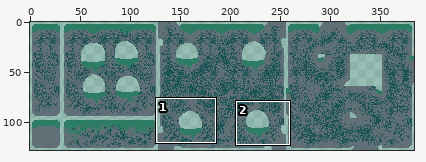
Edited in one commit: sprite sheet (Art/Images/tilemap_1.png). The first picture is a wide view before the edit; the outline marks the close-up.
Close-up. Before the commit:
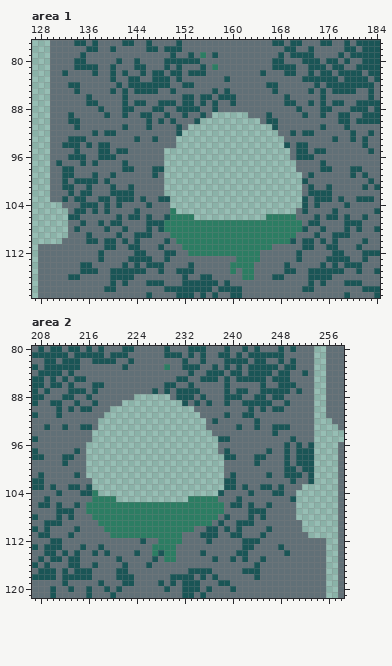
The file is 384x128 pixels. Shown: area 1: x 127..184, y 77..119; area 2: x 207..258, y 80..121. The commit also changed other parts of the picture, which this record leaves out.
After the commit:
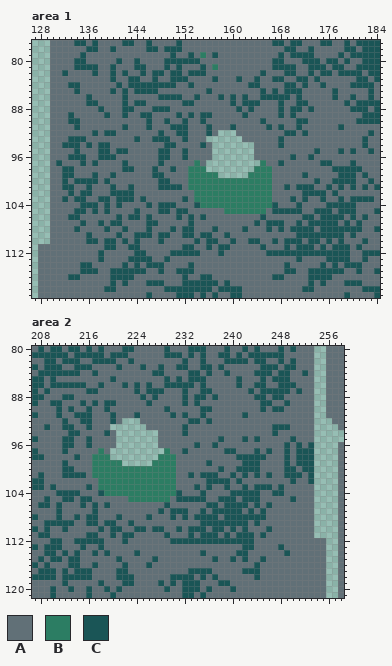
Palette (. is transparent): A #617077  B #2c7d63  C #1a5556
Change:
Area 1:
y 83: x 148..150 CCA -> AAC; x 152 A -> C; x 157 A -> C; x 159 C -> A; x 161 A -> C; x 164 A -> C; x 167..168 AA -> CC; x 171 A -> C; x 173 C -> A; x 175..177 CCC -> AAA; x 179..180 CC -> AA
y 84: x 150 A -> C; x 152 C -> A; x 163..164 AA -> CC; x 166..167 CC -> AA; x 169..170 AA -> CC; x 172 A -> C; x 174..179 CACCCC -> ACAAAA
y 85: x 150 C -> A; x 156..157 AC -> CA; x 159 C -> A; x 165 A -> C; x 169..171 AAA -> CCC; x 173 C -> A; x 175 C -> A; x 178..180 CCC -> AAA
y 86: x 148..156 AAAACCACC -> CCCCAACAA; x 159 C -> A; x 162 A -> C; x 165..168 AAAA -> CCCC; x 171 A -> C; x 175 C -> A; x 177 A -> C; x 180 A -> C
y 87: x 148..150 CCC -> AAA; x 155 C -> A; x 157 C -> A; x 162..164 AAA -> CCC; x 168..173 ACCAAC -> CAACCA; x 175 C -> A; x 177..179 CCA -> AAC
y 88: x 149 A -> C; x 151..154 CCCC -> AAAA; x 157 C -> A; x 161 A -> C; x 163 A -> C; x 168 A -> C; x 170 A -> C; x 173 A -> C; x 175..176 CC -> AA
y 89: x 149 C -> A; x 151..153 ACA -> CAC; x 156..162 A...... -> CAAAAAC; x 166 C -> A; x 168 A -> C; x 170 A -> C; x 172 C -> A; x 175 C -> A; x 178..179 CC -> AA
y 90: x 148..150 CAC -> ACA; x 152 A -> C; x 154..167 C..........ACC -> ACAAAAAAAAACAA; x 171..172 AA -> CC; x 178..179 CC -> AA
y 91: x 150 A -> C; x 152..168 A..............CA -> CAAACAAACAAAAACAC; x 171 A -> C; x 175 C -> A; x 178..179 AC -> CA
y 92: x 148 A -> C; x 152..157 ...... -> CAAACA; x 161..167 ....... -> AAAAAAA; x 169 A -> C; x 173 C -> A; x 180 C -> A
y 93: x 148..149 AA -> CC; x 151..155 ..... -> ACAAA; x 162..168 ....... -> AAAAAAC; x 177 C -> A; x 180 C -> A
y 94: x 149..156 AA...... -> CCAAAACA; x 164..169 .....C -> AAAACA; x 171..172 CC -> AA
y 95: x 148..156 A........ -> CCAACAAAA; x 164..169 ...... -> AAAAAA; x 171..172 CC -> AA; x 175 C -> A; x 178 A -> C; x 180 A -> C
y 96: x 148..156 A........ -> CCAACAAAA; x 164..172 ......ACC -> AAAAAACAA
y 97: x 148..155 A....... -> CAAAAABA; x 165..170 ...... -> BAACAA; x 176 A -> C; x 180 A -> C
y 98: x 148..155 C....... -> AACAABBB; x 164..170 ....... -> BBBAAAA; x 175..179 CCAAA -> AACCC
y 99: x 148..157 A......... -> CAAAABBBBB; x 163..173 .........AC -> BBBBAAAAACA; x 178..179 AA -> CC
y 100: x 148..172 A.......................C -> CCAAABBBBBBBBBBBBBBAAAAAA; x 174 A -> C; x 177..180 AAAA -> CCCC
y 101: x 148..172 A.......................A -> CCCCABBBBBBBBBBBBBBAACACC; x 178 A -> C; x 180 A -> C
y 102: x 149..172 .......................A -> AAAAABBBBBBBBBBBBBAAAAAC; x 176..177 CA -> AC
y 103: x 148..171 CC...................... -> AAAACABBBBBBBBBBBBBAAACA; x 174 C -> A; x 176 C -> A; x 180 A -> C
y 104: x 130..131 .. -> AA; x 148..172 AA......................C -> CCCAAACBBBBBBBBBBBBCAAACA; x 174 C -> A; x 176..178 AAA -> CCC; x 180 A -> C
y 105: x 130..132 ... -> AAA; x 148..172 AAB....................AC -> CCACCAAAAAABBBBBBBACCCCCA; x 174..180 AAACAAA -> CCCACCC
y 106: x 130..132 ... -> AAA; x 149..170 CBBBB............BBBBB -> AACACACAAAAAAAAACAAAAA; x 172..175 AACA -> CCAC; x 178..180 ACA -> CAC
y 107: x 130..132 ... -> AAA; x 148..171 CBBBBBBBBBBBBBBBBBBBBBBB -> AAAAACAAAAAAAAAACACCCAAC; x 175..177 AAA -> CCC; x 180 C -> A
y 108: x 130..132 ... -> AAA; x 148..171 CBBBBBBBBBBBBBBBBBBBBBBB -> AACACCAAACAAAACAAACACACC; x 173 A -> C; x 176..178 AAA -> CCC; x 180 A -> C
y 109: x 130..132 ... -> AAA; x 148..173 AABBBBBBBBBBBBBBBBBBBBBAAA -> CCAACCACCAACAAAAAAAAAAACCC; x 175..176 AA -> CC; x 179..180 CA -> AC
y 110: x 130..131 .. -> AA; x 148..149 AC -> CA; x 151..169 BBBBBBBBBBBBBBBBBBB -> AAACACCAACAACCAACAC; x 171..172 AC -> CA; x 174..178 ACACA -> CACAC
y 111: x 148 C -> A; x 152..166 BBBBBBBBBBBBBBB -> CCAACACCAAAAACA; x 169 A -> C; x 171 A -> C; x 175..176 AC -> CA; x 178..179 AA -> CC
y 112: x 149 C -> A; x 151..164 AABBBBBBBBBBBB -> CCCCAAACAAAAAA; x 166..170 AAAAA -> CCCCC; x 172..176 AAAAA -> CCCCC; x 179 A -> C
y 113: x 161..164 BBBB -> AAAA
y 114: x 160..163 BBBB -> AAAA
y 115: x 160 B -> A; x 162..163 BB -> AA
y 116: x 162..163 BB -> AA
Area 2:
y 83: x 212..213 CC -> AA; x 215..216 AA -> CC; x 221..222 AC -> CA; x 225 A -> C; x 228..229 AB -> CA; x 231 A -> C; x 233..239 CCAACAC -> AACCACA; x 241 C -> A; x 243..244 CC -> AA
y 84: x 212 A -> C; x 214 A -> C; x 217 A -> C; x 227..228 AA -> CC; x 234 A -> C; x 237..241 CCACC -> AACAA; x 243 C -> A
y 85: x 212 C -> A; x 214..215 CC -> AA; x 220 A -> C; x 229 A -> C; x 232..234 CAA -> ACC; x 236..237 CC -> AA; x 239 C -> A; x 242..244 CCC -> AAA
y 86: x 212 A -> C; x 214..215 AA -> CC; x 217 C -> A; x 222 A -> C; x 224 A -> C; x 226 A -> C; x 231..232 AA -> CC; x 235 A -> C; x 239 C -> A; x 241 A -> C; x 244 A -> C
y 87: x 213..216 CCCA -> AAAC; x 224 A -> C; x 226 A -> C; x 228..229 AC -> CA; x 231 C -> A; x 233..236 CCAA -> AACC; x 239 C -> A; x 241..243 CCA -> AAC
y 88: x 216 C -> A; x 224..229 ...... -> ACACAA; x 231 C -> A; x 233..234 CA -> AC; x 237 A -> C; x 239..241 CCC -> AAA
y 89: x 214..215 CA -> AC; x 219..220 AA -> CC; x 222..231 .......... -> AAAACAAAAA; x 236 C -> A; x 239 C -> A; x 242..244 CCC -> AAA
y 90: x 215 C -> A; x 219..233 A.............. -> CAAAAAAAAACAAAA; x 235..236 AA -> CC; x 243 C -> A
y 91: x 214..216 AAA -> CCC; x 219..235 ................A -> ACAAACAAAAACACAAC; x 239 C -> A; x 243 C -> A
y 92: x 212 A -> C; x 215..216 AA -> CC; x 218..221 .... -> AACA; x 225..237 ...........AC -> AAAAAAAACCACA; x 244 C -> A
y 93: x 213 A -> C; x 215 C -> A; x 218..219 .. -> AA; x 226..235 .......... -> AAAAAACAAA; x 241 C -> A; x 244 C -> A
y 94: x 213..214 AA -> CC; x 217..220 .... -> AACA; x 228..236 ......... -> AAAACAAAA
y 95: x 212..213 AA -> CC; x 216..220 A.... -> CAAAA; x 228..237 .......... -> AAAAAAAAAA; x 239 C -> A; x 242 A -> C; x 244 A -> C
y 96: x 212..213 AA -> CC; x 216..220 ..... -> CAAAA; x 228..237 .......... -> AAAAAACAAC
y 97: x 212 A -> C; x 214 C -> A; x 216..219 .... -> AABA; x 229..237 ......... -> BAACAAAAA; x 240 A -> C; x 244 A -> C
y 98: x 212..214 CCA -> AAC; x 216..219 .... -> ABBB; x 228..243 ...........CCAAA -> BBBAAAAAAAAAACCC
y 99: x 216..221 ...... -> ABBBBB; x 227..238 ............ -> BBBBAAAAACAA; x 242..243 AA -> CC
y 100: x 212..213 AA -> CC; x 216..238 ....................... -> ABBBBBBBBBBBBBBAAAAAAAC; x 241..244 AAAA -> CCCC
y 101: x 212..213 AA -> CC; x 215..238 A....................... -> CABBBBBBBBBBBBBBAACACCCA; x 242 A -> C; x 244 A -> C
y 102: x 217..238 ...................... -> ABBBBBBBBBBBBBAAAAACCC; x 240..241 CA -> AC
y 103: x 213..214 CC -> AA; x 217..238 ...................... -> ABBBBBBBBBBBBBAAACACAA; x 240 C -> A; x 244 A -> C; x 252..253 .. -> AA
y 104: x 212..238 AAACCB....................C -> CCCAAACBBBBBBBBBBBBCAAACAAA; x 240..242 AAA -> CCC; x 244 A -> C; x 251..253 ... -> AAA
y 105: x 212..213 AA -> CC; x 215..244 AABBBB............BBBBBAAACAAA -> CCAAAAAABBBBBBBACCCCCAACCCACCC; x 251..253 ... -> AAA
y 106: x 214..239 CABBBBBBBBBBBBBBBBBBBBBBBA -> ACACACAAAAAAAAACAAAAAACCAC; x 242..244 ACA -> CAC; x 251..253 ... -> AAA
y 107: x 212..213 CC -> AA; x 216..241 BBBBBBBBBBBBBBBBBBBBBBBAAA -> ACAAAAAAAAAACACCCAACACCCCC; x 244 C -> A; x 251..253 ... -> AAA
y 108: x 213..214 CA -> AC; x 216..237 ABBBBBBBBBBBBBBBBBBBBB -> CCAAACAAAACAAACACACCCC; x 240..242 AAA -> CCC; x 244 A -> C; x 251..253 ... -> AAA
y 109: x 212..213 AA -> CC; x 216..237 AABBBBBBBBBBBBBBBBBBBA -> CCACCAACAAAAAAAAAAACCC; x 239..240 AA -> CC; x 243..244 CA -> AC; x 252..253 .. -> AA
y 110: x 212 A -> C; x 214 C -> A; x 218..236 ABBBBBBBBBBBBBBBAAC -> CACCAACCACCAACACCCA; x 238..242 ACACA -> CACAC; x 252..253 .. -> AA
y 111: x 213 C -> A; x 216..217 AA -> CC; x 220..231 BBBBBBBBBBBB -> CACCAAAAACAA; x 233 A -> C; x 239..240 AC -> CA; x 242..243 AA -> CC; x 253 . -> A
y 112: x 214..218 AAAAA -> CCCCC; x 222 A -> C; x 225 C -> A; x 228..235 BBBBAAAA -> AACCCCCC; x 237..241 AAAAA -> CCCCC; x 244 C -> A
y 113: x 227..230 BBBB -> AAAA
y 114: x 227..230 BCBB -> AAAA
y 115: x 229..230 BB -> AA
